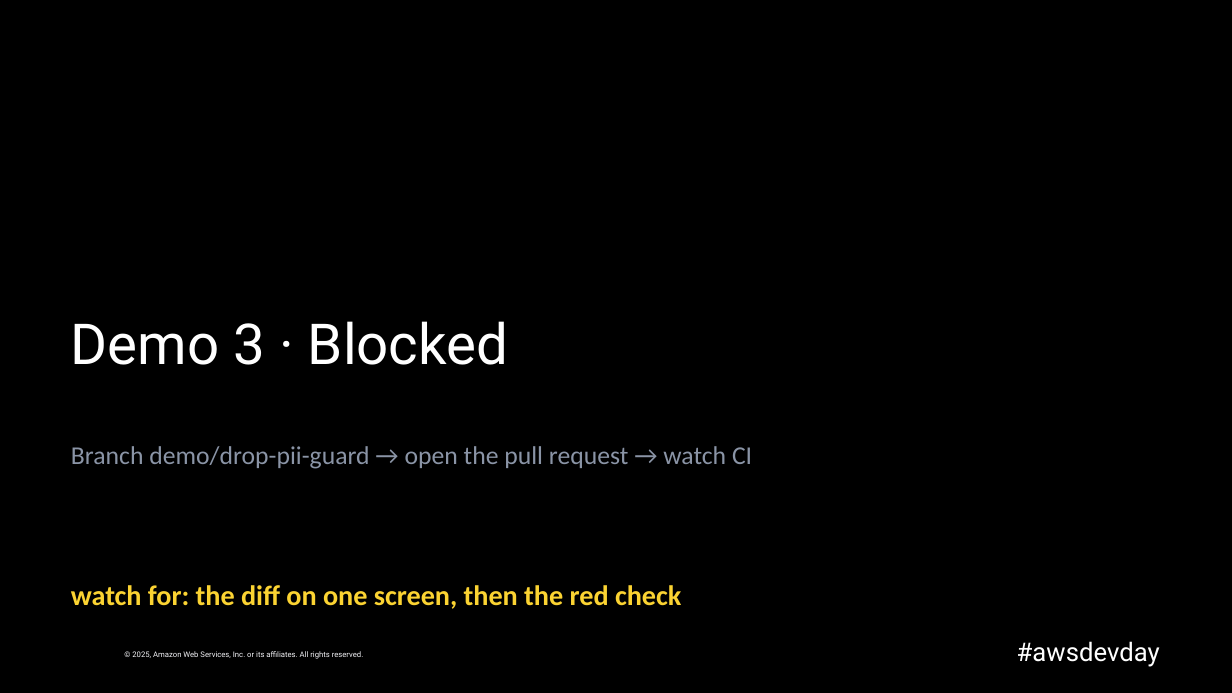
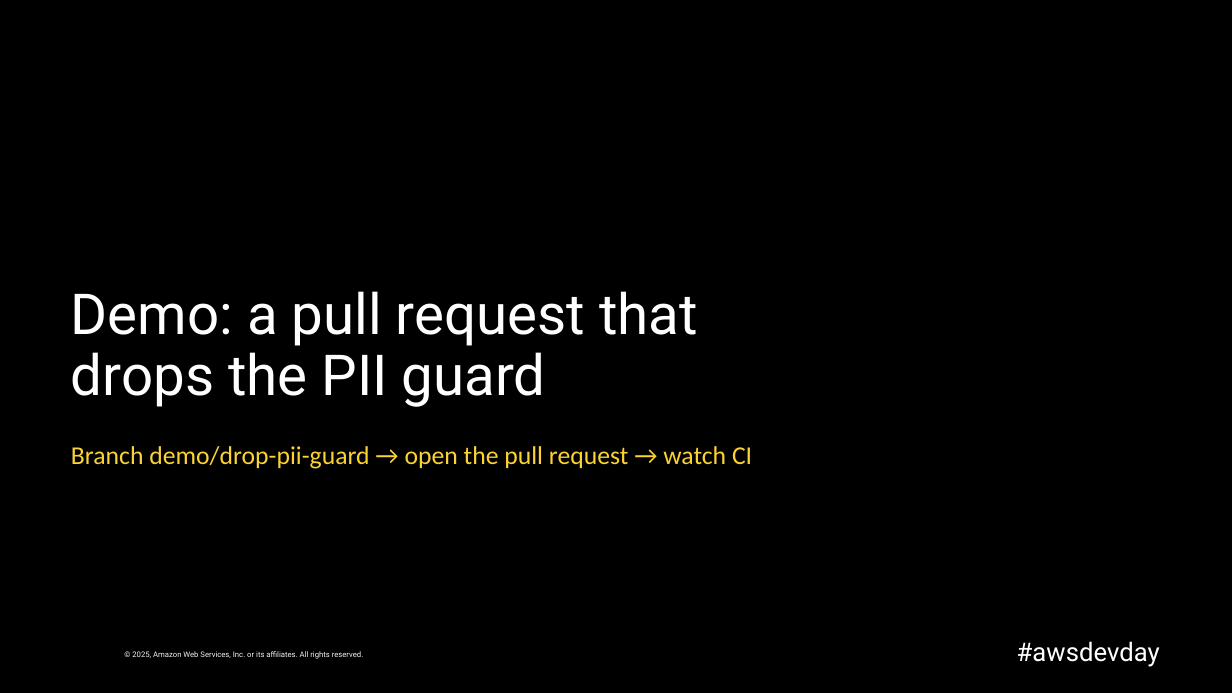
Before and after one commit to caroline-cah/lakehouse-harness, a slide deck: slide 33 of talk/harness-engineering-live.pptx (slide 31 before the commit). Drawn at 1232x693 pixels with LibreOffice and Linux fonts; fonts in the diff are those of the drawing; background and template pictures are left out. Boxes give left, top, right and bottom in pixels: in the first picture for what was removed or moved away, otherwise in the second. Text is boxed around its words. In the diff, an @@ line names an element or a change of style, - is before the commit and + after.

```diff
--- a/talk/harness-engineering-live.pptx
+++ b/talk/harness-engineering-live.pptx
@@ title at <box>71,291,698,407</box>: text changed @@
-Demo 3 · Blocked
+Demo: a pull request that drops the PII guard
@@ text "Branch demo/drop-pii-guard → open the ..." at <box>71,446,752,469</box>: text colour #8A94A6 to #FBD332 @@
@@ text removed at <box>71,585,681,609</box> @@
-watch for: the diff on one screen, then the red check
```
Also in this commit, not shown: 15 other slides changed, 16 slides added, 20 slides removed, 2 other files.
